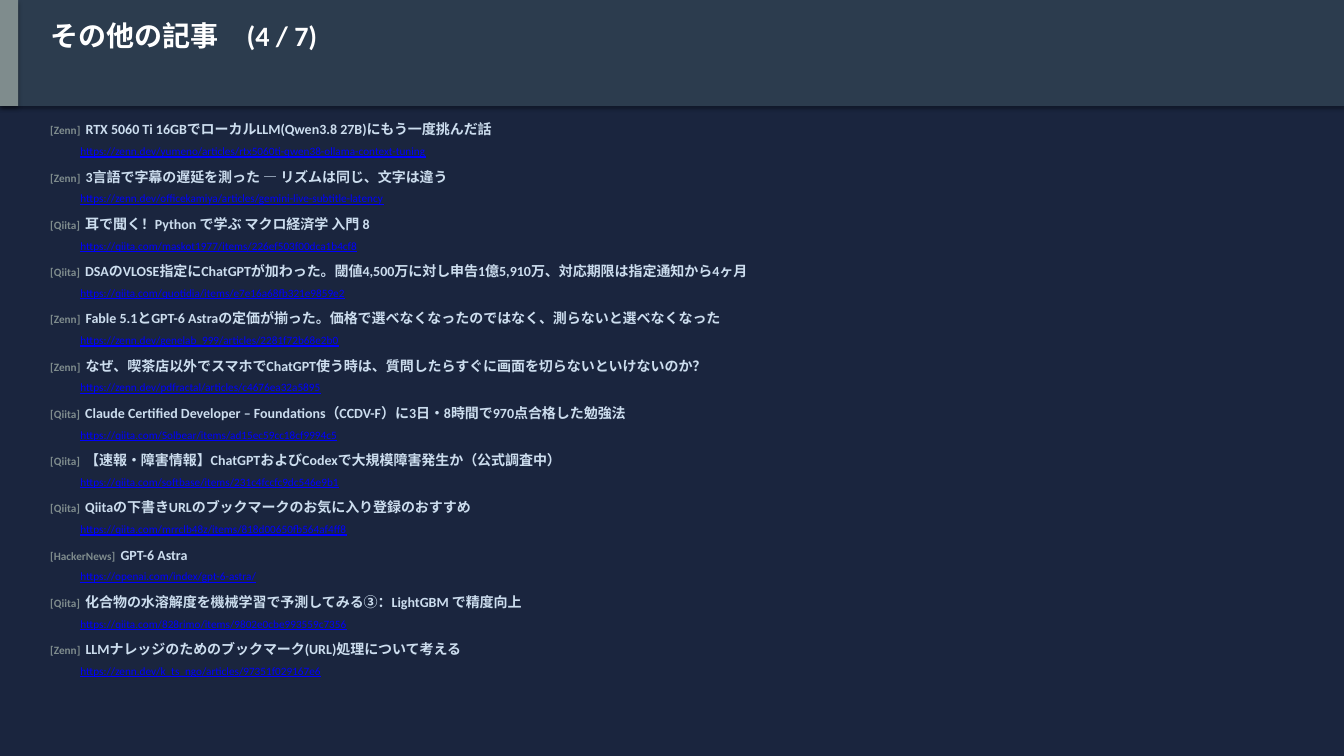
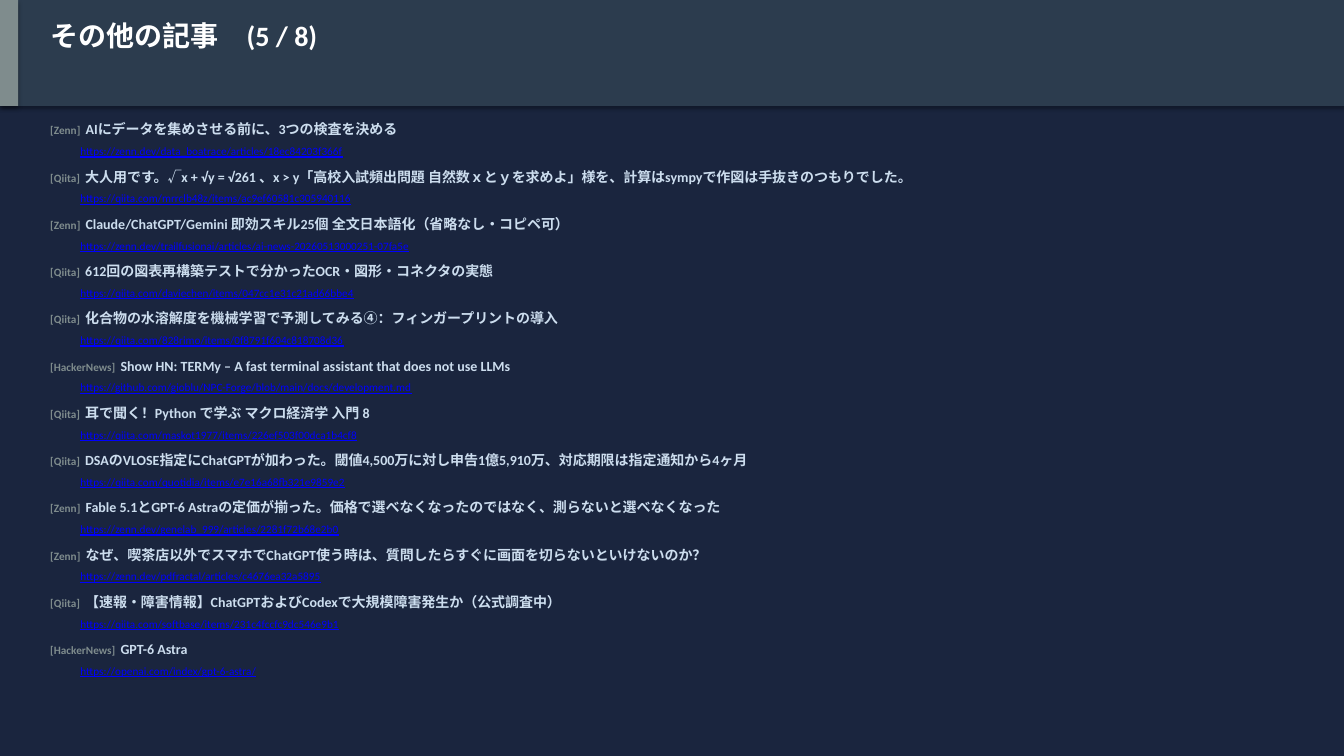
Before and after one commit to h-shoji-jws/ai-news-collector, a slide deck: slide 21 of data/2026-09-05.pptx. Drawn at 1344x756 pixels with LibreOffice and Linux fonts; fonts in the diff are those of the drawing. Boxes give left, top, right and bottom in pixels: in the first picture for what was removed or moved away, otherwise in the second. Text is boxed around its words. In the diff, an @@ line names an element or a change of style, - is before the commit and + after.

Commit message:
Add daily AI news collection: 2026-09-05

```diff
--- a/data/2026-09-05.pptx
+++ b/data/2026-09-05.pptx
@@ text at (50,22,317,50): text changed @@
-その他の記事 (4 / 7)
+その他の記事 (5 / 8)
@@ text at (50,123,398,136): text changed @@
-[Zenn] RTX 5060 Ti 16GBでローカルLLM(Qwen3.8 27B)にもう一度挑んだ話
+[Zenn] AIにデータを集めさせる前に、3つの検査を決める
@@ text at (80,147,342,158): text changed @@
-https://zenn.dev/yumeno/articles/rtx5060ti-qwen38-ollama-context-tuning
+https://zenn.dev/data_boatrace/articles/18ec84203f366f
@@ text at (50,169,912,185): text changed @@
-[Zenn] 3言語で字幕の遅延を測った — リズムは同じ、文字は違う
+[Qiita] 大人用です。√x + √y = √261 、x > y「高校入試頻出問題 自然数ｘとｙを求めよ」様を、計算はsympyで作図は手抜きのつもりでした。
@@ text at (80,194,350,205): text changed @@
-https://zenn.dev/officekamiya/articles/gemini-live-subtitle-latency
+https://qiita.com/mrrclb48z/items/ac9ef60581c305940116
@@ text at (50,217,569,231): text changed @@
-[Qiita] 耳で聞く！Python で学ぶ マクロ経済学 入門 8
+[Zenn] Claude/ChatGPT/Gemini 即効スキル25個 全文日本語化（省略なし・コピペ可）
@@ text at (50,264,493,278): text changed @@
-[Qiita] DSAのVLOSE指定にChatGPTが加わった。閾値4,500万に対し申告1億5,910万、対応期限は指定通知から4ヶ月
+[Qiita] 612回の図表再構築テストで分かったOCR・図形・コネクタの実態
@@ text at (80,242,408,252): text changed @@
-https://qiita.com/maskot1977/items/226ef503f00dca1b4cf8
+https://zenn.dev/trailfusionai/articles/ai-news-20260513000251-07fa5e
@@ text at (80,289,353,299): text changed @@
-https://qiita.com/quotidia/items/e7e16a68fb321e9859e2
+https://qiita.com/daviechen/items/047cc1e31c21ad66bbe4
@@ text at (50,311,558,325): text changed @@
-[Zenn] Fable 5.1とGPT-6 Astraの定価が揃った。価格で選べなくなったのではなく、測らないと選べなくなった
+[Qiita] 化合物の水溶解度を機械学習で予測してみる④：フィンガープリントの導入
@@ text at (80,336,342,347): text changed @@
-https://zenn.dev/genelab_999/articles/2281f72b68e2b0
+https://qiita.com/828rimo/items/0f8791f604c818708d36
@@ text at (50,361,511,373): text changed @@
-[Zenn] なぜ、喫茶店以外でスマホでChatGPT使う時は、質問したらすぐに画面を切らないといけないのか？
+[HackerNews] Show HN: TERMy – A fast terminal assistant that does not use LLMs
@@ text at (80,383,411,394): text changed @@
-https://zenn.dev/pdfractal/articles/c4676ea32a5895
+https://github.com/gioblu/NPC-Forge/blob/main/docs/development.md
@@ text at (50,406,370,420): text changed @@
-[Qiita] Claude Certified Developer – Foundations（CCDV-F）に3日・8時間で970点合格した勉強法
+[Qiita] 耳で聞く！Python で学ぶ マクロ経済学 入門 8
@@ text at (80,431,356,441): text changed @@
-https://qiita.com/Solbear/items/ad15ec59cc18cf9994c5
+https://qiita.com/maskot1977/items/226ef503f00dca1b4cf8
@@ text at (50,453,747,467): text changed @@
-[Qiita] 【速報・障害情報】ChatGPTおよびCodexで大規模障害発生か（公式調査中）
+[Qiita] DSAのVLOSE指定にChatGPTが加わった。閾値4,500万に対し申告1億5,910万、対応期限は指定通知から4ヶ月
@@ text at (80,478,344,488): text changed @@
-https://qiita.com/softbase/items/231c4fccfc9dc546e9b1
+https://qiita.com/quotidia/items/e7e16a68fb321e9859e2
@@ text at (50,501,720,514): text changed @@
-[Qiita] Qiitaの下書きURLのブックマークのお気に入り登録のおすすめ
+[Zenn] Fable 5.1とGPT-6 Astraの定価が揃った。価格で選べなくなったのではなく、測らないと選べなくなった
@@ text at (80,525,338,536): text changed @@
-https://qiita.com/mrrclb48z/items/818d00650fb564af4ff8
+https://zenn.dev/genelab_999/articles/2281f72b68e2b0
@@ text added at (50,548,707,562), 10 pt, text #CCDDEE, bold @@
+[Zenn] なぜ、喫茶店以外でスマホでChatGPT使う時は、質問したらすぐに画面を切らないといけないのか？
@@ text at (50,595,561,609): text changed @@
-[Qiita] 化合物の水溶解度を機械学習で予測してみる③：LightGBM で精度向上
+[Qiita] 【速報・障害情報】ChatGPTおよびCodexで大規模障害発生か（公式調査中）
@@ text at (80,572,320,583): text changed @@
-https://zenn.dev/k_ts_ngo/articles/97351f029167e6
+https://zenn.dev/pdfractal/articles/c4676ea32a5895
@@ text at (80,620,338,630): text changed @@
-https://qiita.com/828rimo/items/9802e0cbe993559c7356
+https://qiita.com/softbase/items/231c4fccfc9dc546e9b1
@@ text "[HackerNews] GPT-6 Astra": place and size @@
-text "[HackerNews] GPT-6 Astra" at (50,550,187,562)
+text "[HackerNews] GPT-6 Astra" at (50,644,187,656)
@@ text removed at (50,642,462,656) @@
-[Zenn] LLMナレッジのためのブックマーク(URL)処理について考える
@@ text "https://openai.com/index/gpt-6-astra/": place and size @@
-text "https://openai.com/index/gpt-6-astra/" at (80,572,255,583)
+text "https://openai.com/index/gpt-6-astra/" at (80,667,255,677)
```
Also in this commit, not shown: 22 other slides changed, 1 slide added, 1 slide removed, 1 other file.
